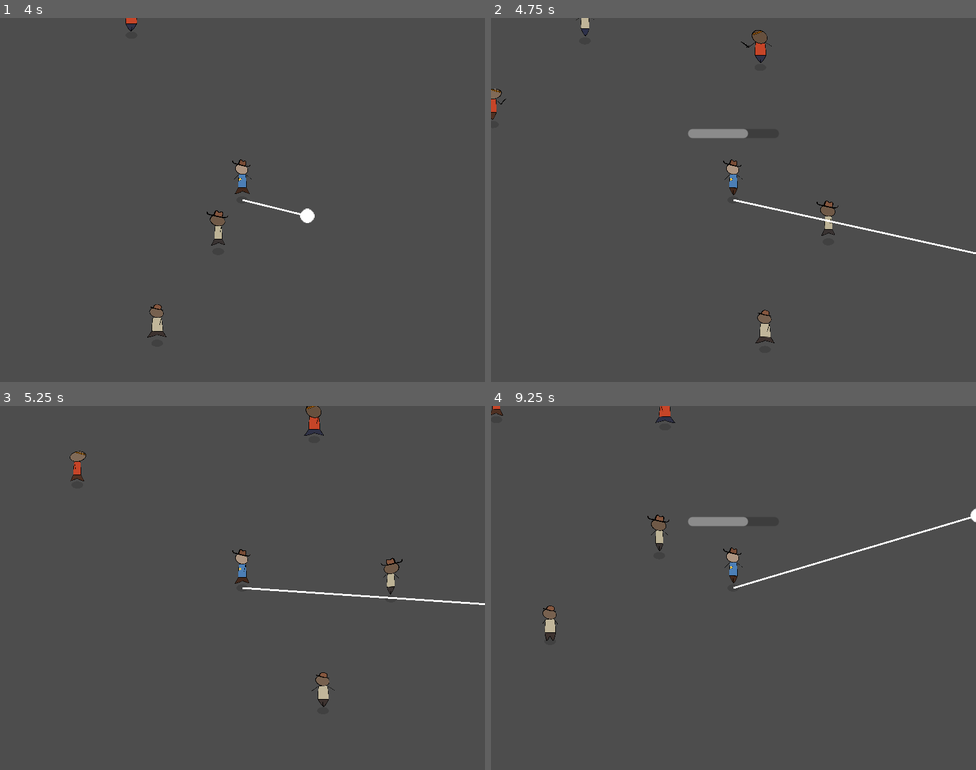
Above: before the commit, frames 1-4 (two rows, left to right).
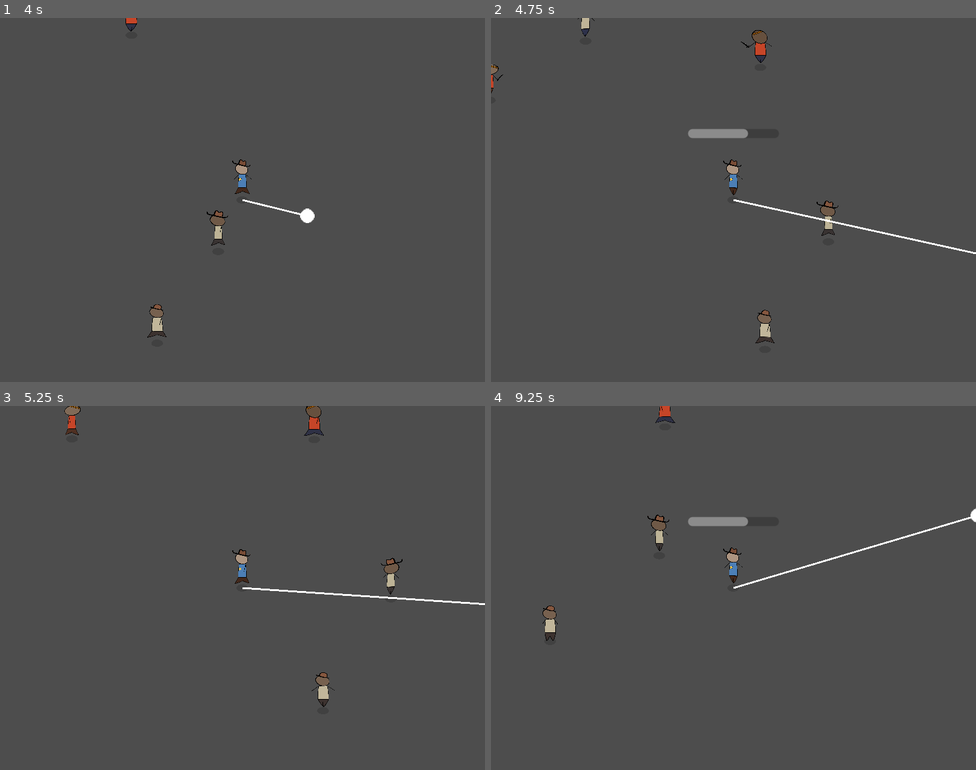
Above: after the commit, the same moments.

Repository: martindzejky/gmtk2025
Game: Godot game, scene res://main.tscn
Same seed, same stepped clock (60 frames per second), same inputs: the game is played once before the commit and once after it.
Inputs (mouse positions are in pixels of both pictures, inside the frame that each line leads up to):
- Up to frame 1 (4 s): move the mouse to (349, 181) at 0.52 s; hold D (move_right) 0.53-1.28 s; click (349, 181) at 0.6 s; move the mouse to (145, 218) at 1.27 s; hold S (move_down) 1.28-2.03 s; tap Shift (dash) at 1.35, 3.6 s; click (145, 218) at 1.55 s; move the mouse to (291, 119) at 2.02 s; hold D (move_right) 2.03-2.78 s; click (291, 119) at 2.1 s; move the mouse to (218, 272) at 2.77 s; hold W (move_up) 2.78-3.53 s; click (218, 272) at 2.85 s; move the mouse to (388, 254) at 3.52 s; hold A (move_left) from 3.53 s (still down); click (388, 254) at 3.8 s
- Up to frame 2 (4.75 s): keep holding A (move_left); move the mouse to (588, 145) at 4.27 s; click (588, 145) at 4.35 s
- Up to frame 3 (5.25 s): move the mouse to (266, 588) at 5.02 s; release A (move_left) at 5.03 s; hold S (move_down) from 5.03 s (still down); click (266, 588) at 5.1 s
- Up to frame 4 (9.25 s): move the mouse to (660, 497) at 5.77 s; release S (move_down) at 5.78 s; hold D (move_right) 5.78-6.53 s; tap Shift (dash) at 5.85, 8.1 s; click (660, 497) at 6.05 s; move the mouse to (840, 569) at 6.52 s; hold W (move_up) 6.53-7.28 s; click (840, 569) at 6.6 s; move the mouse to (636, 606) at 7.27 s; hold D (move_right) 7.28-8.03 s; click (636, 606) at 7.35 s; move the mouse to (782, 507) at 8.02 s; hold S (move_down) 8.03-8.78 s; click (782, 507) at 8.3 s; move the mouse to (709, 660) at 8.77 s; hold A (move_left) from 8.78 s (still down); click (709, 660) at 8.85 s

Frame 1 is identical in both runs. In frame 2, 0.2% of the frame differs, in the area x 0-22%, y 0-28%; in frame 3, 0.3%, in the area x 13-18%, y 0-21%; in frame 4, less than 0.1%.

Commit message:
enemies now attack folks

Diff:
--- a/objects/enemy.tscn
+++ b/objects/enemy.tscn
@@ -27,6 +27,7 @@
 dude = NodePath("dude")
 melee_strike_distance = 40.0
 melee_strike_object = ExtResource("2_41oev")
+attack_folks_bias = 0.8
 min_ranged_attack_distance = 140.0
 max_ranged_attack_distance = 180.0
 projectile_object = ExtResource("3_we7g8")
--- a/objects/folk.tscn
+++ b/objects/folk.tscn
@@ -12,11 +12,12 @@
 [sub_resource type="CircleShape2D" id="CircleShape2D_6qcaw"]
 radius = 183.068
 
-[node name="folk" type="CharacterBody2D" node_paths=PackedStringArray("dude", "nearby_area", "idle_timer", "running_away_from_enemies_timer") groups=["folk"]]
+[node name="folk" type="CharacterBody2D" node_paths=PackedStringArray("label", "dude", "nearby_area", "idle_timer", "running_away_from_enemies_timer", "enemy_attack_timer") groups=["folk"]]
 collision_layer = 32
 collision_mask = 63
 motion_mode = 1
 script = ExtResource("1_6qcaw")
+label = NodePath("")
 dude = NodePath("dude")
 nearby_area = NodePath("nearby_area")
 flocking_separation_distance = 32
@@ -24,6 +25,7 @@
 flocking_alignment_weight = 0.6
 idle_timer = NodePath("idle_timer")
 running_away_from_enemies_timer = NodePath("running_away_timer")
+enemy_attack_timer = NodePath("enemy_attack_timer")
 
 [node name="dude" parent="." instance=ExtResource("2_6qcaw")]
 body_color_gradient = SubResource("Gradient_6qcaw")
@@ -43,3 +45,8 @@
 
 [node name="running_away_timer" type="Timer" parent="."]
 one_shot = true
+
+[node name="enemy_attack_timer" type="Timer" parent="."]
+one_shot = true
+
+[connection signal="timeout" from="enemy_attack_timer" to="." method="_on_enemy_attack_timer_timeout"]
--- a/scripts/enemy.gd
+++ b/scripts/enemy.gd
@@ -17,6 +17,10 @@
 @export_category('Release captured')
 @export var can_release_captured := true
 @export var release_captured_bias := 0.1
+
+@export_category('Folks')
+@export var can_attack_folks := true
+@export var attack_folks_bias := 0.1
 
 @export_category('Ranged')
 @export var can_attack_ranged := true
@@ -42,12 +46,14 @@
 
 enum State {
   ATTACKING_PLAYER,
+  ATTACKING_FOLK,
   RELEASING_CAPTURED,
   CAPTURED,
 }
 
 var state := State.ATTACKING_PLAYER
 var release_captured_target: Enemy
+var attack_folks_target: Folk
 var attack_target: Node2D
 var performing_attack: String
 
@@ -71,6 +77,10 @@
   match state:
     State.ATTACKING_PLAYER:
       go_attack_player()
+      apply_flocking()
+
+    State.ATTACKING_FOLK:
+      go_attack_folk()
       apply_flocking()
 
     State.RELEASING_CAPTURED:
@@ -107,6 +117,36 @@
     if can_attack_ranged and shoot_cooldown_timer.time_left <= 0 and distance_to_player >= min_ranged_attack_distance and distance_to_player <= max_ranged_attack_distance:
       shoot_ranged(Game.player)
 
+func go_attack_folk():
+  if not is_instance_valid(attack_folks_target) or not can_attack_folks:
+    state = State.ATTACKING_PLAYER
+    attack_folks_target = null
+    return
+
+  var distance_to_folk := global_position.distance_to(attack_folks_target.global_position)
+
+  if melee_cooldown_timer.time_left <= 0 and shoot_cooldown_timer.time_left <= 0:
+    if can_attack_ranged:
+      if distance_to_folk > max_ranged_attack_distance:
+        move_towards_folk()
+      elif distance_to_folk < min_ranged_attack_distance:
+        if can_attack_melee:
+          if distance_to_folk > melee_strike_distance:
+            move_towards_folk()
+        else:
+          move_away_from_folk()
+    elif can_attack_melee:
+      if distance_to_folk > melee_strike_distance:
+        move_towards_folk()
+
+  if not is_hooked():
+    if can_attack_melee and melee_cooldown_timer.time_left <= 0 and distance_to_folk <= melee_strike_distance:
+      attack_melee(attack_folks_target)
+
+    if can_attack_ranged and shoot_cooldown_timer.time_left <= 0 and distance_to_folk >= min_ranged_attack_distance and distance_to_folk <= max_ranged_attack_distance:
+      shoot_ranged(attack_folks_target)
+
+
 func go_release_captured():
   if not is_instance_valid(release_captured_target) or not release_captured_target.is_captured() or not can_release_captured or not can_attack_melee:
     state = State.ATTACKING_PLAYER
@@ -135,6 +175,14 @@
   var direction := global_position.direction_to(release_captured_target.global_position)
   velocity += direction * get_movement_speed()
 
+func move_towards_folk():
+  var direction := global_position.direction_to(attack_folks_target.global_position)
+  velocity += direction * get_movement_speed()
+
+func move_away_from_folk():
+  var direction := attack_folks_target.global_position.direction_to(global_position)
+  velocity += direction * get_movement_speed()
+
 func apply_flocking():
   if melee_cooldown_timer.time_left > 0 or shoot_cooldown_timer.time_left > 0: return
 
@@ -207,6 +255,10 @@
   melee_cooldown_timer.start()
   dude_melee_animation(target)
 
+  # hacky way to try and allow enemies to actually have a chance to hit folks
+  if target is Folk:
+    target.start_enemy_attacking_timer()
+
 func shoot_ranged(target):
   attack_target = target
   performing_attack = 'ranged'
@@ -245,31 +297,51 @@
 func _on_ai_decision_timer_timeout():
   if state != State.ATTACKING_PLAYER: return
 
-  if not can_release_captured: return
-  if not can_attack_melee: return
-
-  var decision := randf()
-  if decision < release_captured_bias:
-    print('Decided to release captured enemies')
-    state = State.RELEASING_CAPTURED
-
-    var all_captured_enemies := get_tree().get_nodes_in_group('enemy').filter(func(enemy): return enemy.is_captured())
-    if all_captured_enemies.size() <= 0:
-      print('There are no captured enemies to release, returning to attacking player')
-      state = State.ATTACKING_PLAYER
-      release_captured_target = null
-      return
-
-    var closest_captured_enemy := all_captured_enemies[0] as Enemy
-    var closest_distance := global_position.distance_squared_to(closest_captured_enemy.global_position)
-
-    for enemy in all_captured_enemies:
-      var distance := global_position.distance_squared_to(enemy.global_position)
-      if distance < closest_distance:
-        closest_distance = distance
-        closest_captured_enemy = enemy
-
-    release_captured_target = closest_captured_enemy
+  if can_release_captured:
+    if randf() < release_captured_bias:
+      print('Decided to release captured enemies')
+      state = State.RELEASING_CAPTURED
+
+      var all_captured_enemies := get_tree().get_nodes_in_group('enemy').filter(func(enemy): return enemy.is_captured())
+      if all_captured_enemies.size() <= 0:
+        print('There are no captured enemies to release, returning to attacking player')
+        state = State.ATTACKING_PLAYER
+        release_captured_target = null
+        return
+
+      var closest_captured_enemy := all_captured_enemies[0] as Enemy
+      var closest_distance := global_position.distance_squared_to(closest_captured_enemy.global_position)
+
+      for enemy in all_captured_enemies:
+        var distance := global_position.distance_squared_to(enemy.global_position)
+        if distance < closest_distance:
+          closest_distance = distance
+          closest_captured_enemy = enemy
+
+      release_captured_target = closest_captured_enemy
+
+  if can_attack_folks:
+    if randf() < attack_folks_bias:
+      print('Decided to attack a folk')
+      state = State.ATTACKING_FOLK
+
+      var all_folks := get_tree().get_nodes_in_group('folk')
+      if all_folks.size() <= 0:
+        print('There are no folks to attack, returning to attacking player')
+        state = State.ATTACKING_PLAYER
+        attack_folks_target = null
+        return
+
+      var closest_folks := all_folks[0] as Folk
+      var closest_distance := global_position.distance_squared_to(closest_folks.global_position)
+
+      for folk in all_folks:
+        var distance := global_position.distance_squared_to(folk.global_position)
+        if distance < closest_distance:
+          closest_distance = distance
+          closest_folks = folk
+
+      attack_folks_target = closest_folks
 
 func dude_melee_animation(target):
   dude.play_animation(melee_weapon_attack_animation)
--- a/scripts/folk.gd
+++ b/scripts/folk.gd
@@ -21,11 +21,13 @@
 @export_category('Timers')
 @export var idle_timer: Timer
 @export var running_away_from_enemies_timer: Timer
+@export var enemy_attack_timer: Timer
 
 enum State {
   IDLE,
   WANDERING,
-  RUNNING_AWAY_FROM_ENEMIES
+  RUNNING_AWAY_FROM_ENEMIES,
+  GETTING_ATTACKED_BY_ENEMY
 }
 
 var state: State = State.IDLE
@@ -38,7 +40,9 @@
 func _physics_process(_delta):
   velocity = Vector2.ZERO
 
-  if are_enemies_nearby() or running_away_from_enemies_timer.time_left > 0:
+  if enemy_attack_timer.time_left > 0:
+    pass
+  elif are_enemies_nearby() or running_away_from_enemies_timer.time_left > 0:
     state = State.RUNNING_AWAY_FROM_ENEMIES
   elif state == State.RUNNING_AWAY_FROM_ENEMIES:
     go_to_idle_from_random_duration()
@@ -56,6 +60,10 @@
       dude.play_animation('running')
       run_away_from_enemies()
       apply_flocking()
+
+    # hacky way to try and allow enemies to actually have a chance to hit folks
+    State.GETTING_ATTACKED_BY_ENEMY:
+      dude.play_animation('captured')
 
   move_and_slide()
 
@@ -138,3 +146,10 @@
     go_to_idle_from_random_duration()
   else:
     velocity = direction * move_speed
+
+func start_enemy_attacking_timer():
+  state = State.GETTING_ATTACKED_BY_ENEMY
+  enemy_attack_timer.start()
+
+func _on_enemy_attack_timer_timeout():
+  state = State.RUNNING_AWAY_FROM_ENEMIES
